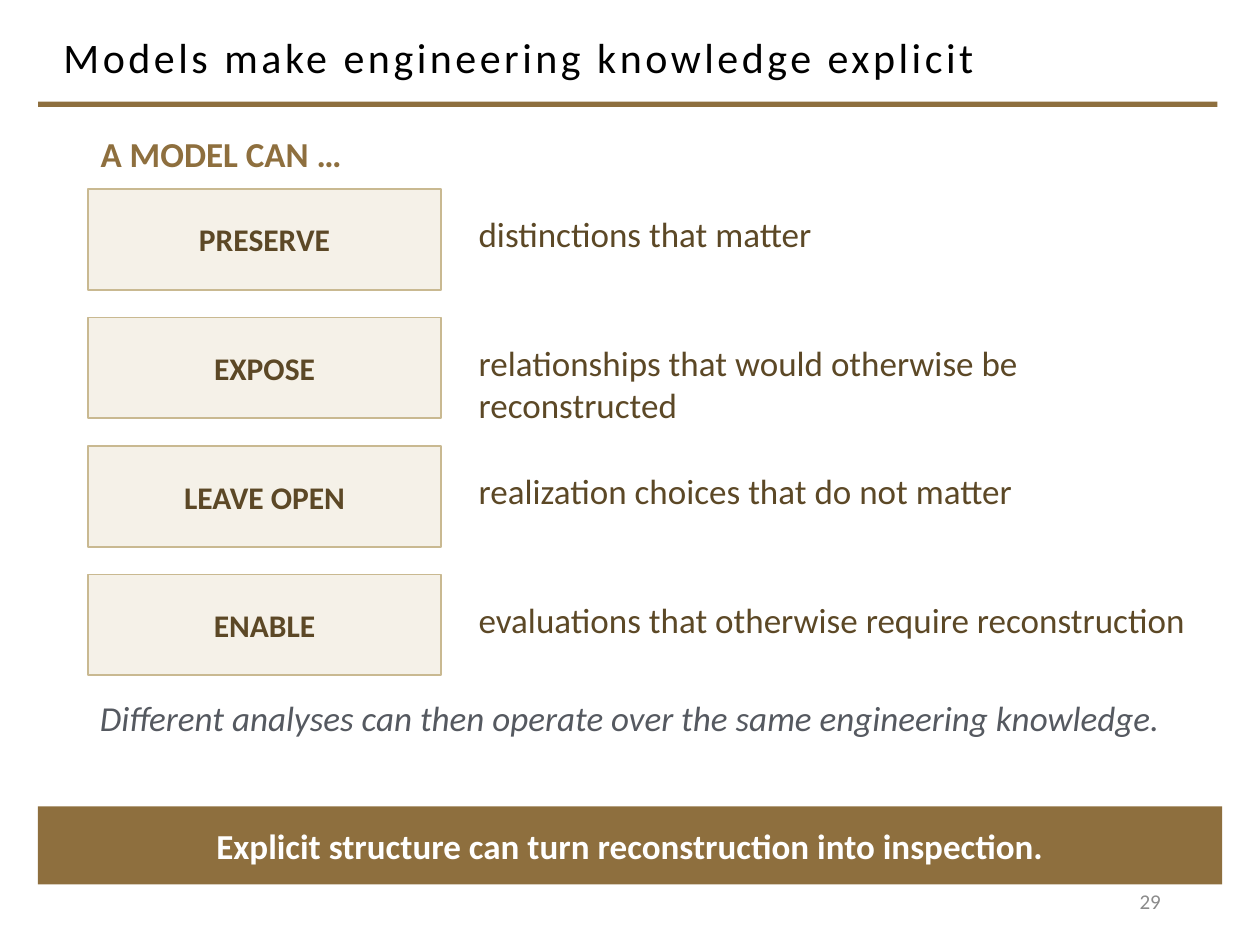
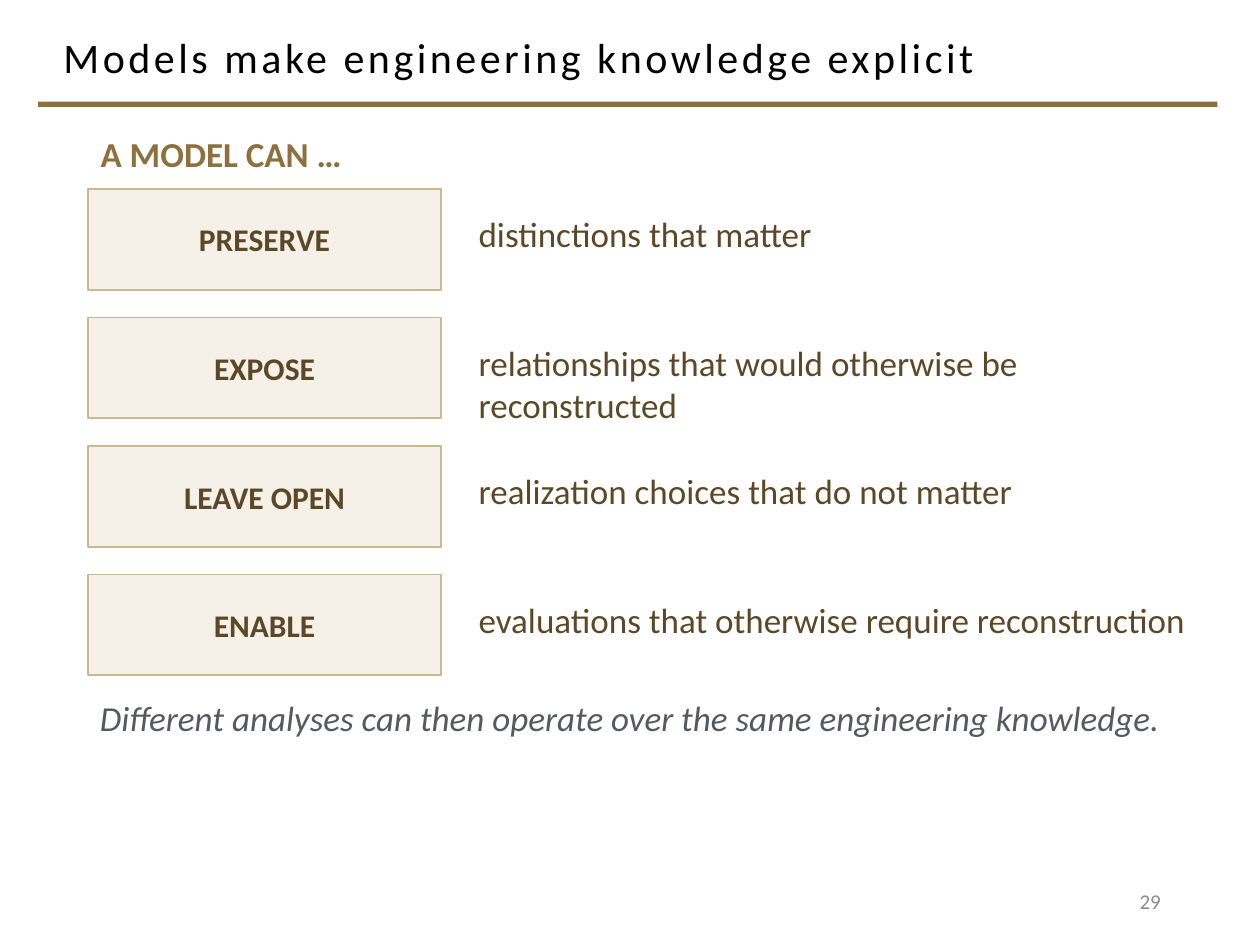
Before and after one commit to davisjam/model-based-agentic-software-engineering, a slide deck: slide 29 of course/lectures/act-2-delegation-and-control/03-alignment/2-3-Alignment.pptx. Drawn at 1260x945 pixels with LibreOffice and Linux fonts; fonts in the diff are those of the drawing; background and template pictures are left out. Boxes give left, top, right and bottom in pixels: in the first picture for what was removed or moved away, otherwise in the second. Text is boxed around its words. In the diff, an @@ line names an element or a change of style, - is before the commit and + after.

Commit message:
deck 2-3 prune D: models section — de-collapse validator/gate, redraw three relations
'Models can drive controls' now reads MODEL -> ANALYSES -> VERDICTS ->
optional GATE (the analyses produce verdicts; a gate may consume them)
and loses the 'model becomes operational' line. 'Agreement is not
correctness' is redrawn at lecture scale: three enormous rows
(CORRESPONDENCE / CONFORMANCE / ACCEPTANCE), almost no prose, keeping
only the gold footer. The models slide loses its closing aphorism.

```diff
--- a/course/lectures/act-2-delegation-and-control/03-alignment/2-3-Alignment.pptx
+++ b/course/lectures/act-2-delegation-and-control/03-alignment/2-3-Alignment.pptx
@@ rectangle removed at <box>38,806,1222,885</box> @@
-Explicit structure can turn reconstruction into inspection.
```
Also in this commit, not shown: 2 other slides changed.
